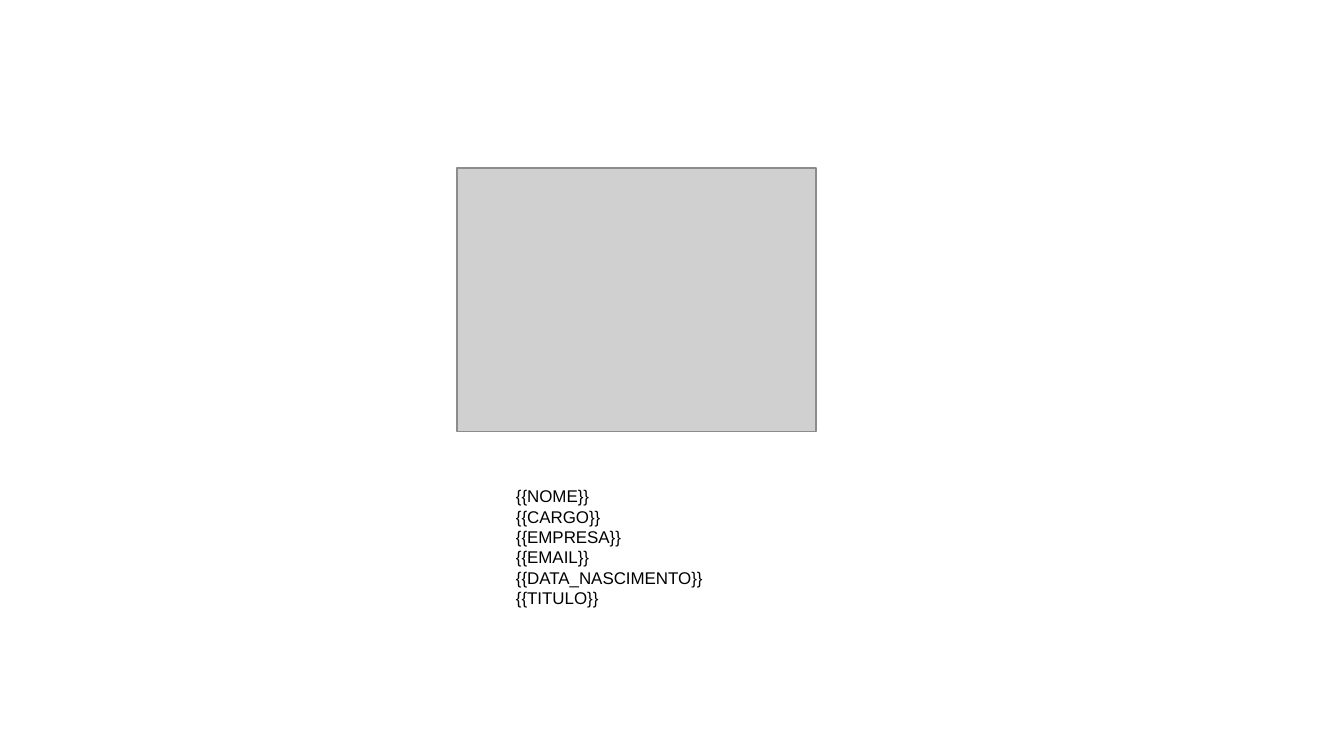
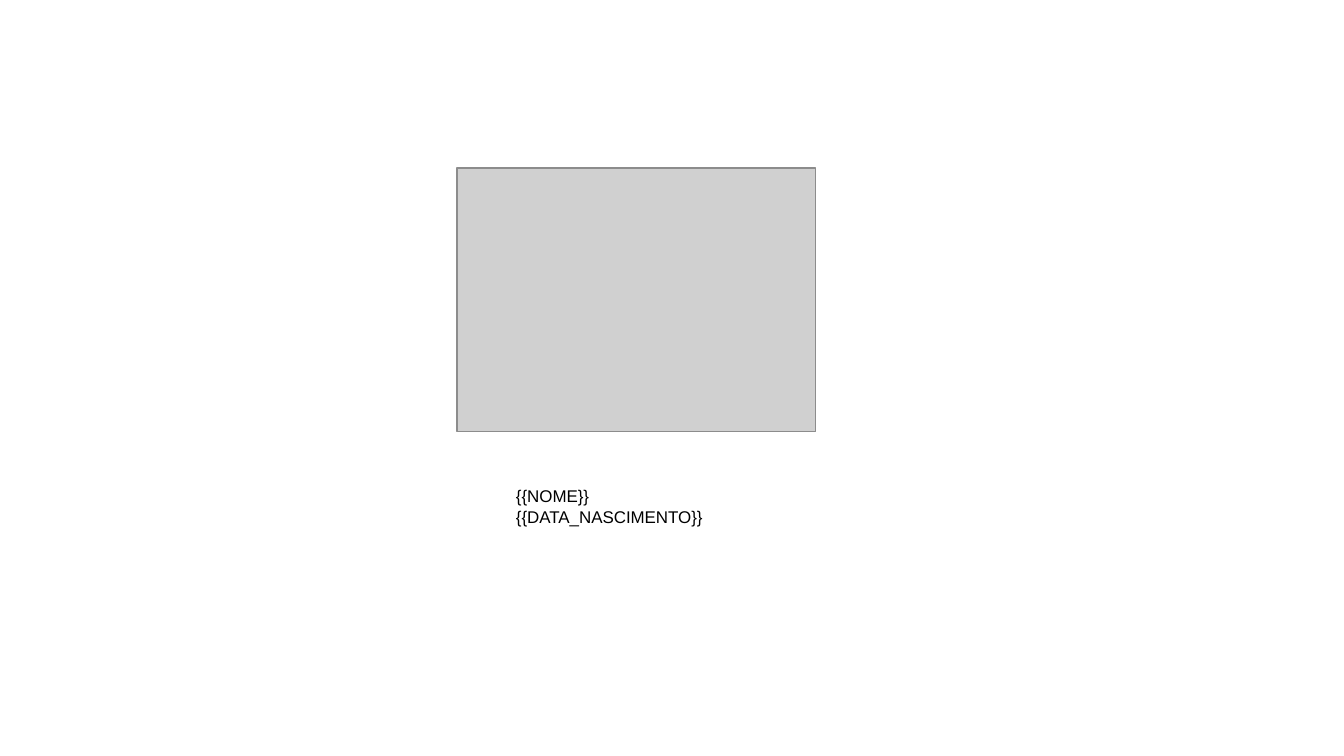
Before and after one commit to lucaspanzera1/auto-birthday-pptx, a slide deck: slide 1 of template.pptx. Drawn at 1344x756 pixels with LibreOffice and Linux fonts; fonts in the diff are those of the drawing; grey boxes stand for pictures. Boxes give left, top, right and bottom in pixels: in the first picture for what was removed or moved away, otherwise in the second. Text is boxed around its words. In the diff, an @@ line names an element or a change of style, - is before the commit and + after.

Commit message:
fix: Alterando informações do Template | Nome, Data de Nascimento e IMG

```diff
--- a/template.pptx
+++ b/template.pptx
@@ text at (x1=516, y1=489, x2=703, y2=527): text changed @@
-{{NOME}}
-{{CARGO}}
-{{EMPRESA}}
-{{EMAIL}}
-{{DATA_NASCIMENTO}}
-{{TITULO}}
+{{NOME}}
+{{DATA_NASCIMENTO}}
```
Also in this commit, not shown: 4 other files.
